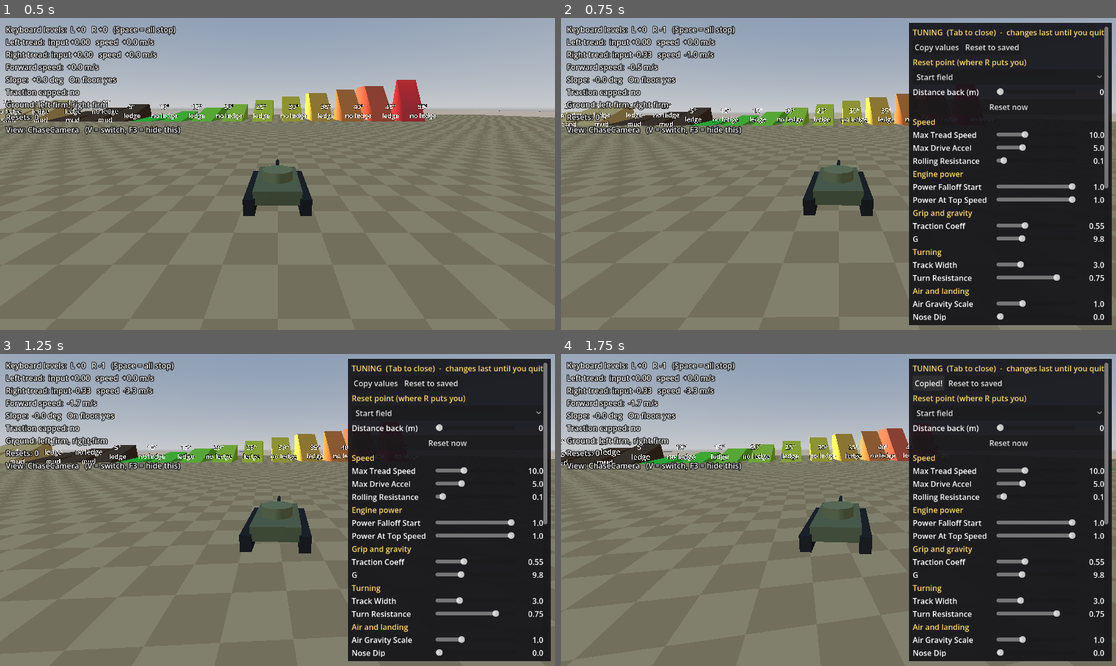
Above: before the commit, frames 1-4 (two rows, left to right).
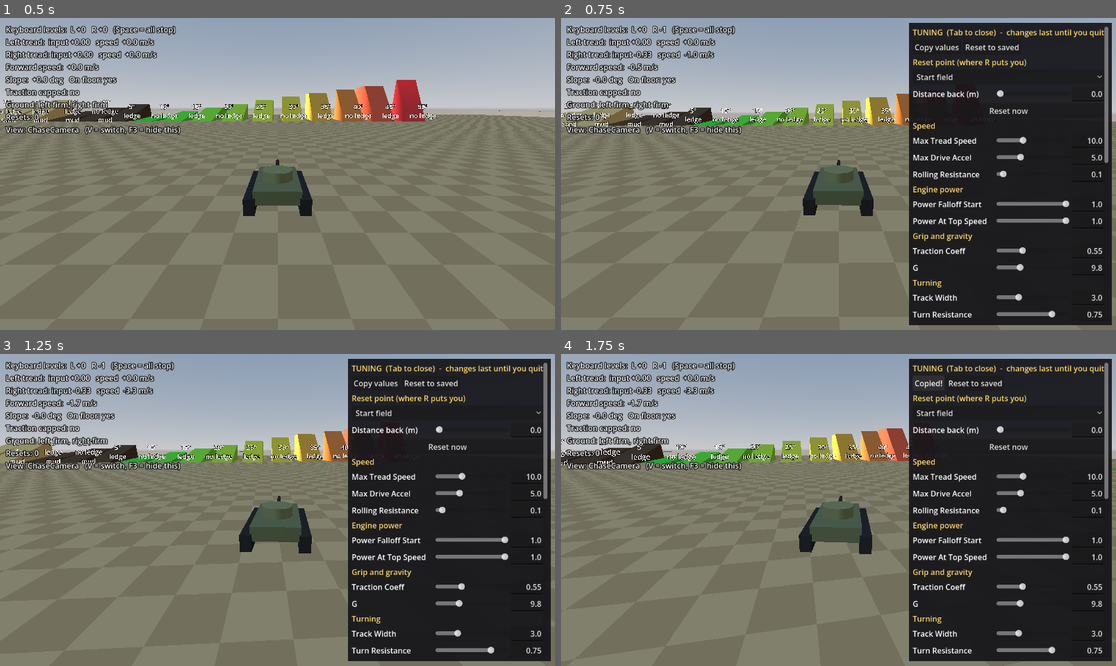
Above: after the commit, the same moments.

Repository: Kickpunch3r/tank-game
Game: Godot game, scene res://scenes/test_course.tscn
Two runs of this game, one before a commit and one after it. Both use one fixed random seed, a clock stepped at 60 frames per second and the inputs below.
Inputs (mouse positions are in pixels of both pictures, inside the frame that each line leads up to):
- Up to frame 1 (0.5 s): no input
- Up to frame 2 (0.75 s): move the mouse to (960, 158) at 0.52 s; hold Down (driver_right_back) from 0.53 s (still down); hold Tab (tuning_panel_toggle) from 0.53 s (still down); click (960, 158) at 0.67 s
- Up to frame 3 (1.25 s): keep holding Down (driver_right_back); keep holding Tab (tuning_panel_toggle); tap Z at 0.8 s
- Up to frame 4 (1.75 s): release Down (driver_right_back) at 1.25 s; release Tab (tuning_panel_toggle) at 1.25 s; click "Copy values" at 1.25 s

Frame 1 is identical in both runs. In frame 2, 5.3% of the frame differs, in the area x 63-99%, y 22-98%; in frame 3, 5.3%; in frame 4, 5.3%.

Commit message:
Tab panel: type exact values, mouse wheel no longer changes them
Each setting gets a value box next to its slider: type a value and press
Enter or click away. Typed values are exact, clamped to the slider range,
and non-numbers are ignored. Tab always closes the panel, even while
typing. Sliders ignore the mouse wheel so scrolling the panel is safe.
9 new tests (83 total).

Co-Authored-By: Claude Opus 5.5 <noreply@anthropic.com>

Diff:
--- a/scripts/tuning_panel.gd
+++ b/scripts/tuning_panel.gd
@@ -26,13 +26,13 @@
 # value it had when the game started (for "Reset to saved").
 var _settings: Array[Dictionary] = []
 var _sliders: Array[HSlider] = []
-var _value_labels: Array[Label] = []
+var _value_fields: Array[LineEdit] = []
 
 var _ramp_choice: OptionButton
 # One entry per dropdown item after "Start field": {"ladder": SlopeLadder, "index": int}.
 var _reset_choices: Array[Dictionary] = []
 var _distance_slider: HSlider
-var _distance_label: Label
+var _distance_field: LineEdit
 var _copy_button: Button
 var _start_field_spawn: Transform3D
 
@@ -45,10 +45,28 @@
 	_build_panel()
 
 
-func _unhandled_input(event: InputEvent) -> void:
+## Runs before the panel's own controls see the event, so Tab always opens and
+## closes the panel, even while typing in a value box.
+func _input(event: InputEvent) -> void:
 	if event.is_action_pressed(&"tuning_panel_toggle"):
+		_stop_typing()
 		visible = not visible
 		get_viewport().set_input_as_handled()
+		return
+	# Clicking anywhere outside the box being typed in finishes the typing,
+	# so the driving keys go back to the tank.
+	var mouse_button := event as InputEventMouseButton
+	if mouse_button != null and mouse_button.pressed:
+		var typing_in := get_viewport().gui_get_focus_owner() as LineEdit
+		if typing_in != null and not typing_in.get_global_rect().has_point(mouse_button.position):
+			typing_in.release_focus()
+
+
+## Finish typing in any value box (its value is applied as it lets go).
+func _stop_typing() -> void:
+	var typing_in := get_viewport().gui_get_focus_owner() as LineEdit
+	if typing_in != null:
+		typing_in.release_focus()
 
 
 # --- What can be changed ---------------------------------------------------
@@ -172,8 +190,8 @@
 	_distance_slider = _slider(0.0, longest_run_up, 1.0, start_distance)
 	_distance_slider.value_changed.connect(func(_value: float) -> void: _apply_reset_point())
 	row.add_child(_distance_slider)
-	_distance_label = _number_label()
-	row.add_child(_distance_label)
+	_distance_field = _value_field(_on_distance_typed)
+	row.add_child(_distance_field)
 	list.add_child(row)
 	list.add_child(_button("Reset now", _on_reset_now_pressed))
 	_apply_reset_point()
@@ -186,11 +204,11 @@
 	var slider: HSlider = _slider(setting.min, setting.max, setting.step, setting.target.get(setting.property))
 	slider.value_changed.connect(func(value: float) -> void: _on_setting_changed(index, value))
 	row.add_child(slider)
-	var value_label: Label = _number_label()
-	value_label.text = _format(setting.target.get(setting.property), setting.step)
-	row.add_child(value_label)
+	var field: LineEdit = _value_field(func(text: String) -> void: _on_value_typed(index, text))
+	field.text = _format(setting.target.get(setting.property))
+	row.add_child(field)
 	_sliders.append(slider)
-	_value_labels.append(value_label)
+	_value_fields.append(field)
 	return row
 
 
@@ -200,9 +218,29 @@
 	var setting: Dictionary = _settings[index]
 	var target: Object = setting.target
 	target.set(setting.property, value)
-	_value_labels[index].text = _format(value, setting.step)
+	_value_fields[index].text = _format(value)
 	if target.has_method(&"on_setting_changed"):
 		target.call(&"on_setting_changed")
+
+
+## A value typed into a box: used exactly (not rounded to the slider's steps),
+## but kept within the slider's range. Anything that isn't a number is ignored.
+func _on_value_typed(index: int, text: String) -> void:
+	var setting: Dictionary = _settings[index]
+	var cleaned: String = text.strip_edges()
+	if not cleaned.is_valid_float():
+		_value_fields[index].text = _format(setting.target.get(setting.property))
+		return
+	var value: float = clampf(cleaned.to_float(), setting.min, setting.max)
+	_sliders[index].set_value_no_signal(value)
+	_on_setting_changed(index, value)
+
+
+func _on_distance_typed(text: String) -> void:
+	var cleaned: String = text.strip_edges()
+	if cleaned.is_valid_float():
+		_distance_slider.set_value_no_signal(clampf(cleaned.to_float(), 0.0, _distance_slider.max_value))
+	_apply_reset_point()
 
 
 func _on_reset_to_saved_pressed() -> void:
@@ -229,7 +267,7 @@
 
 ## Tell the tank where R should put it, from the ramp choice and distance.
 func _apply_reset_point() -> void:
-	_distance_label.text = "%d" % roundi(_distance_slider.value)
+	_distance_field.text = _format(_distance_slider.value)
 	var choice: int = _ramp_choice.selected
 	if choice <= 0:
 		tank.set_spawn(_start_field_spawn)
@@ -261,6 +299,14 @@
 			_sliders[index].value = value
 			return
 	push_warning("TuningPanel: no setting called %s" % property)
+
+
+## The slider and typing box for a setting (used by the tests).
+func controls_for(property: StringName) -> Dictionary:
+	for index: int in _settings.size():
+		if _settings[index].property == property:
+			return {"slider": _sliders[index], "field": _value_fields[index]}
+	return {}
 
 
 ## The current values as text, grouped by where each one is set in the editor.
@@ -277,7 +323,7 @@
 			lines.append("")
 			lines.append("# " + place)
 		var value: float = setting.target.get(setting.property)
-		lines.append("%s = %s" % [setting.property, _format(value, setting.step)])
+		lines.append("%s = %s" % [setting.property, _format(value)])
 	return "\n".join(lines) + "\n"
 
 
@@ -309,15 +355,23 @@
 	return label
 
 
-func _number_label() -> Label:
-	var label := Label.new()
-	label.custom_minimum_size = Vector2(55.0, 0.0)
-	label.horizontal_alignment = HORIZONTAL_ALIGNMENT_RIGHT
-	return label
+## A box showing a value that you can click and type a new value into.
+## Enter, clicking elsewhere or Tab finishes typing and applies the value.
+## While typing, keys go to the box, not the tank.
+func _value_field(on_typed: Callable) -> LineEdit:
+	var field := LineEdit.new()
+	field.custom_minimum_size = Vector2(64.0, 0.0)
+	field.alignment = HORIZONTAL_ALIGNMENT_RIGHT
+	field.select_all_on_focus = true
+	field.text_submitted.connect(func(_text: String) -> void: field.release_focus())
+	# Applying on focus loss covers Enter, clicking away and Tab alike.
+	field.focus_exited.connect(func() -> void: on_typed.call(field.text))
+	return field
 
 
 ## Sliders and buttons never take keyboard focus, so the arrow keys and Space
-## keep driving the tank while the panel is open.
+## keep driving the tank while the panel is open. Sliders also ignore the
+## mouse wheel, so scrolling the panel never changes a value by accident.
 func _slider(min_value: float, max_value: float, step: float, value: float) -> HSlider:
 	var slider := HSlider.new()
 	slider.min_value = min_value
@@ -325,6 +379,7 @@
 	slider.step = step
 	slider.value = value
 	slider.focus_mode = Control.FOCUS_NONE
+	slider.scrollable = false
 	slider.size_flags_horizontal = Control.SIZE_EXPAND_FILL
 	slider.size_flags_vertical = Control.SIZE_SHRINK_CENTER
 	return slider
@@ -338,5 +393,6 @@
 	return button
 
 
-func _format(value: float, step: float) -> String:
-	return str(snappedf(value, step))
+## Up to 4 decimal places, without trailing zeros (10, 0.55, 0.1234).
+func _format(value: float) -> String:
+	return String.num(value, 4)
--- a/tests/panel_tests.gd
+++ b/tests/panel_tests.gd
@@ -38,11 +38,13 @@
 			"mask top ends at %.2f of the screen" % mask_top.anchor_bottom)
 	var text: String = panel.values_text()
 	report.check("Copy values text lists current numbers and where they go",
-			text.contains("# tuning/tank_tuning.tres") and text.contains("max_tread_speed = 15.0")
+			text.contains("# tuning/tank_tuning.tres") and text.contains("max_tread_speed = 15")
 			and text.contains("slit_height = 0.3"))
 	panel._on_reset_to_saved_pressed()
 	report.check("Reset to saved puts values back",
 			is_equal_approx(tank.tuning.max_tread_speed, 10.0) and is_equal_approx(slit.slit_height, 0.18))
+
+	await _wheel_and_typing_tests(panel, tank)
 
 	# Reset point.
 	var index_30: int = _ramp_index(ladder, 30.0)
@@ -64,6 +66,81 @@
 	await _engine_power_tests()
 
 
+func _wheel_and_typing_tests(panel: TuningPanel, tank: Tank) -> void:
+	panel.visible = true
+	await runner.wait_physics_frames(2)
+	var controls: Dictionary = panel.controls_for(&"max_tread_speed")
+	var slider: HSlider = controls.slider
+	var field: LineEdit = controls.field
+	var scroll: ScrollContainer = panel.find_children("*", "ScrollContainer", true, false)[0]
+
+	# Mouse wheel over a slider: the panel scrolls, the value doesn't change.
+	# Headless runs have a tiny 64 px window with the panel off-screen, so the
+	# real wheel test only runs in a window (F6); headless checks the setting.
+	var over_slider: Vector2 = slider.get_global_rect().get_center()
+	if panel.get_viewport().get_visible_rect().has_point(over_slider):
+		for i: int in 3:
+			await _send_mouse(MOUSE_BUTTON_WHEEL_DOWN, over_slider)
+		report.check("Scrolling over a slider scrolls the panel, not the value",
+				is_equal_approx(tank.tuning.max_tread_speed, 10.0) and scroll.scroll_vertical > 0,
+				"value %.2f, panel scrolled %d px" % [tank.tuning.max_tread_speed, scroll.scroll_vertical])
+		scroll.scroll_vertical = 0
+		await runner.wait_physics_frames(2)
+	else:
+		report.check("Sliders ignore the mouse wheel (setting checked; window too small to scroll)",
+				not slider.scrollable)
+
+	# Typing an exact value.
+	await _type_into(field, "12.34")
+	report.check("Typing a value sets it exactly (not rounded to slider steps)",
+			is_equal_approx(tank.tuning.max_tread_speed, 12.34), "value %s" % tank.tuning.max_tread_speed)
+	report.check("Enter finishes typing", panel.get_viewport().gui_get_focus_owner() == null)
+	await _type_into(field, "fast")
+	report.check("Typing something that isn't a number is ignored",
+			is_equal_approx(tank.tuning.max_tread_speed, 12.34) and field.text == "12.34", "box shows '%s'" % field.text)
+	await _type_into(field, "999")
+	report.check("Typed values stay within the slider's range",
+			is_equal_approx(tank.tuning.max_tread_speed, slider.max_value), "value %s" % tank.tuning.max_tread_speed)
+
+	# While typing, driving keys go to the box, not the tank.
+	var keyboard: KeyboardDriverInput = tank.driver_station.get_node(^"KeyboardDriverInput")
+	keyboard.clear_levels()
+	field.grab_focus()
+	await _tap_key(KEY_W)
+	report.check("While typing, W doesn't drive the tank", keyboard.left_level == 0)
+	await _send_mouse(MOUSE_BUTTON_LEFT, Vector2(20.0, 400.0))
+	report.check("Clicking outside the box finishes typing", panel.get_viewport().gui_get_focus_owner() == null)
+	await _tap_key(KEY_W)
+	report.check("After typing, W drives again", keyboard.left_level == 1)
+	keyboard.clear_levels()
+
+	field.grab_focus()
+	await _tap_key(KEY_TAB)
+	report.check("Tab closes the panel even while typing",
+			not panel.visible and panel.get_viewport().gui_get_focus_owner() == null)
+	panel._on_reset_to_saved_pressed()
+
+
+## Click into a value box, type, and press Enter.
+func _type_into(field: LineEdit, text: String) -> void:
+	field.grab_focus()
+	field.text = text
+	field.text_submitted.emit(text)
+	await runner.wait_physics_frames(2)
+
+
+func _send_mouse(button: MouseButton, where: Vector2) -> void:
+	for down: bool in [true, false]:
+		var event := InputEventMouseButton.new()
+		event.button_index = button
+		event.position = where
+		event.global_position = where
+		event.pressed = down
+		Input.parse_input_event(event)
+		Input.flush_buffered_events()
+	await runner.wait_physics_frames(2)
+
+
 func _engine_power_tests() -> void:
 	report.heading("Engine power")
 	var full: Dictionary = await _speed_up_and_brake(1.0, 1.0)
@@ -191,10 +268,15 @@
 	return 0
 
 
+## Press and release a key, filled in like a real keypress (key position, key
+## and the letter it types), so text boxes react to it as they would for real.
 func _tap_key(code: Key) -> void:
 	for down: bool in [true, false]:
 		var event := InputEventKey.new()
 		event.physical_keycode = code
+		event.keycode = code
+		if code >= KEY_A and code <= KEY_Z:
+			event.unicode = String.chr(code).to_lower().unicode_at(0)
 		event.pressed = down
 		Input.parse_input_event(event)
 		Input.flush_buffered_events()
Not shown, changed: NOTES.md
